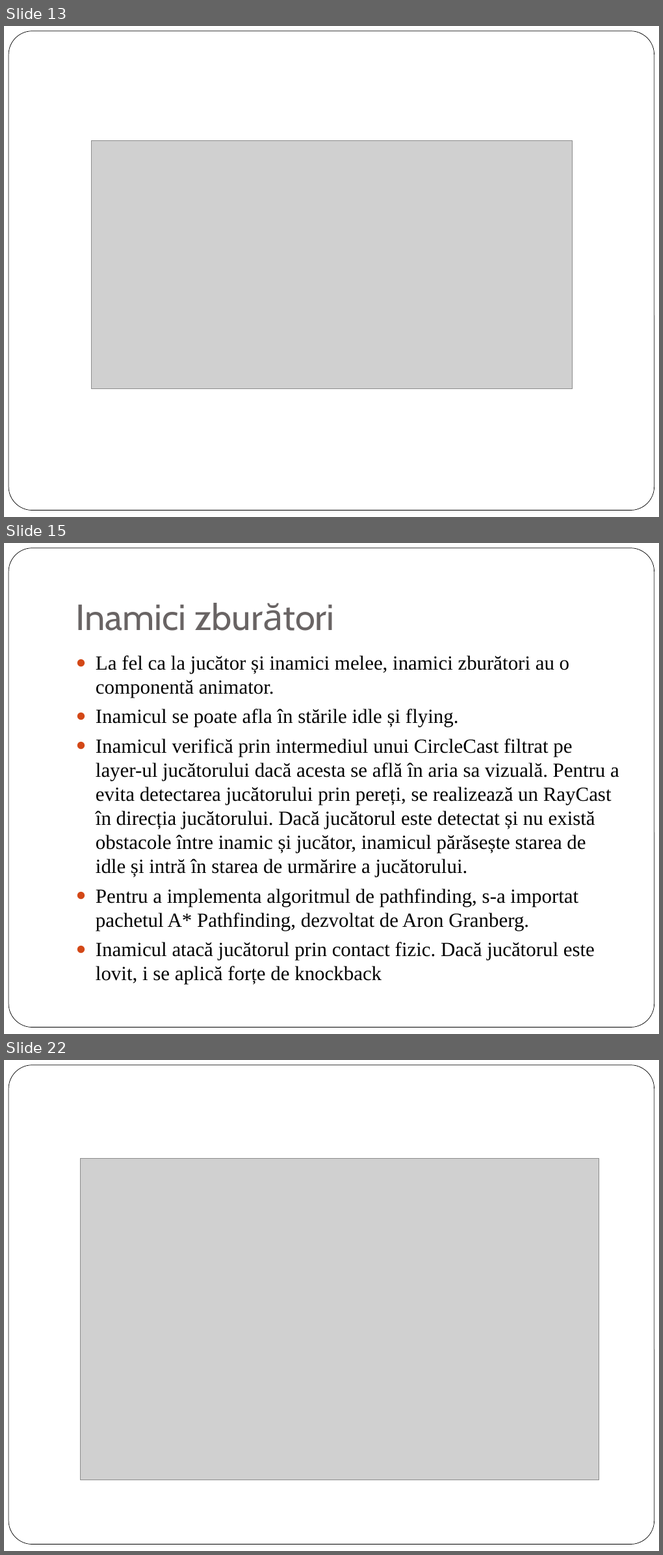
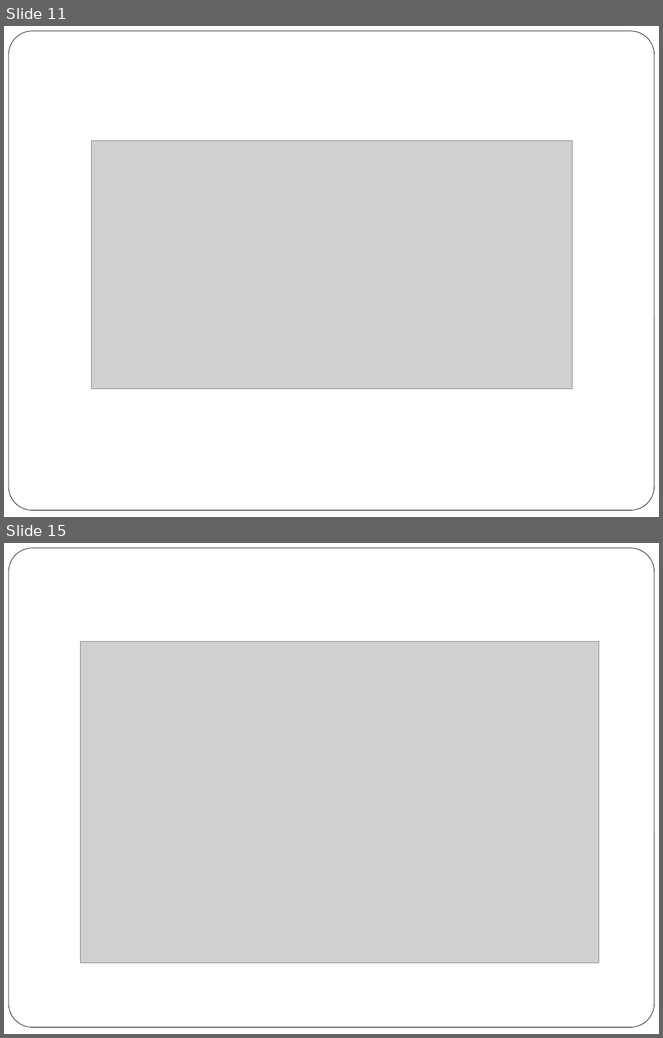
Before and after one commit to Mihai-Lazar26/Licenta, a slide deck: Prezentare Licenta.pptx. Shown one above the other, each under a label of ours: slides 13, 15 and 22 before the commit, slides 11 and 15 after it; the slides between them are not shown. The pictures are 663x1555 and 663x1038 pixels, drawn with LibreOffice and Linux fonts; fonts in the diff are those of the drawing; grey boxes stand for pictures. Boxes give left, top, right and bottom in pixels: in the first picture for what was removed or moved away, otherwise in the second. Text is boxed around its words. In the diff, an @@ line names an element or a change of style, - is before the commit and + after.

```diff
--- a/Prezentare Licenta.pptx
+++ b/Prezentare Licenta.pptx
@@ slide 15 removed at bbox=[4, 543, 659, 1034], background #FFFFFF; not listed: 1 template element that a slide beside it also shows @@
@@ text removed at bbox=[96, 655, 620, 984] @@
-● La fel ca la jucător și inamici melee, inamici zburători au o componentă animator.
-● Inamicul se poate afla în stările idle și flying.
-● Inamicul verifică prin intermediul unui CircleCast filtrat pe layer-ul jucătorului dacă acesta se află în aria sa vizuală. Pentru a evita detectarea jucătorului prin pereți, se realizează un RayCast în direcția jucătorului. Dacă jucătorul este detectat și nu există obstacole între inamic și jucător, inamicul părăsește starea de idle și intră în starea de urmărire a jucătorului.
-● Pentru a implementa algoritmul de pathfinding, s-a importat pachetul A* Pathfinding, dezvoltat de Aron Granberg.
-● Inamicul atacă jucătorul prin contact fizic. Dacă jucătorul este lovit, i se aplică forțe de knockback
@@ title removed at bbox=[393, 655, 531, 670] @@
-Inamici zburători
@@ what was slide 13 is now slide 11 @@
@@ what was slide 22 is now slide 15 @@
```
Also in this commit, not shown: 5 slides changed, 3 slides added, 12 other slides removed, 1 other file.
